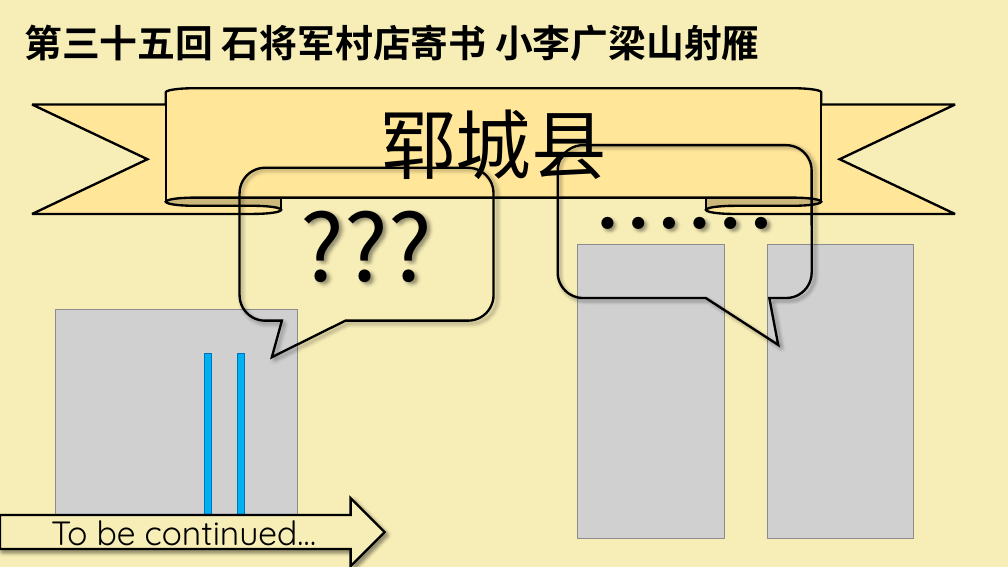
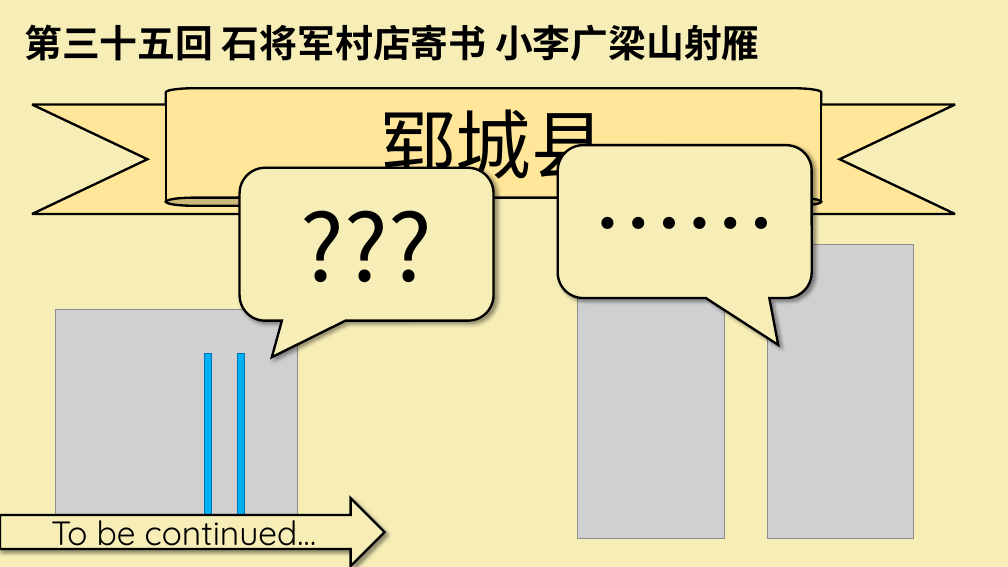
Before and after one commit to Robinlsx/Robinlsx.github.io, a slide deck: slide 49 of 7/files/水浒传 第三十至四十回 李思学.pptx (slide 51 before the commit). Drawn at 1008x567 pixels with LibreOffice and Linux fonts; fonts in the diff are those of the drawing; grey boxes stand for pictures. Boxes give left, top, right and bottom in pixels: in the first picture for what was removed or moved away, otherwise in the second. Text is boxed around its words. In the diff, an @@ line names an element or a change of style, - is before the commit and + after.

```diff
--- a/7/files/水浒传 第三十至四十回 李思学.pptx
+++ b/7/files/水浒传 第三十至四十回 李思学.pptx
@@ rounded speech box "……" at <box>558,145,812,298</box>: fill none to #F7EEB7 @@
@@ rounded speech box "???" at <box>240,168,494,321</box>: fill none to #F7EEB7 @@
```
Also in this commit, not shown: 28 other slides changed, 2 slides removed.
